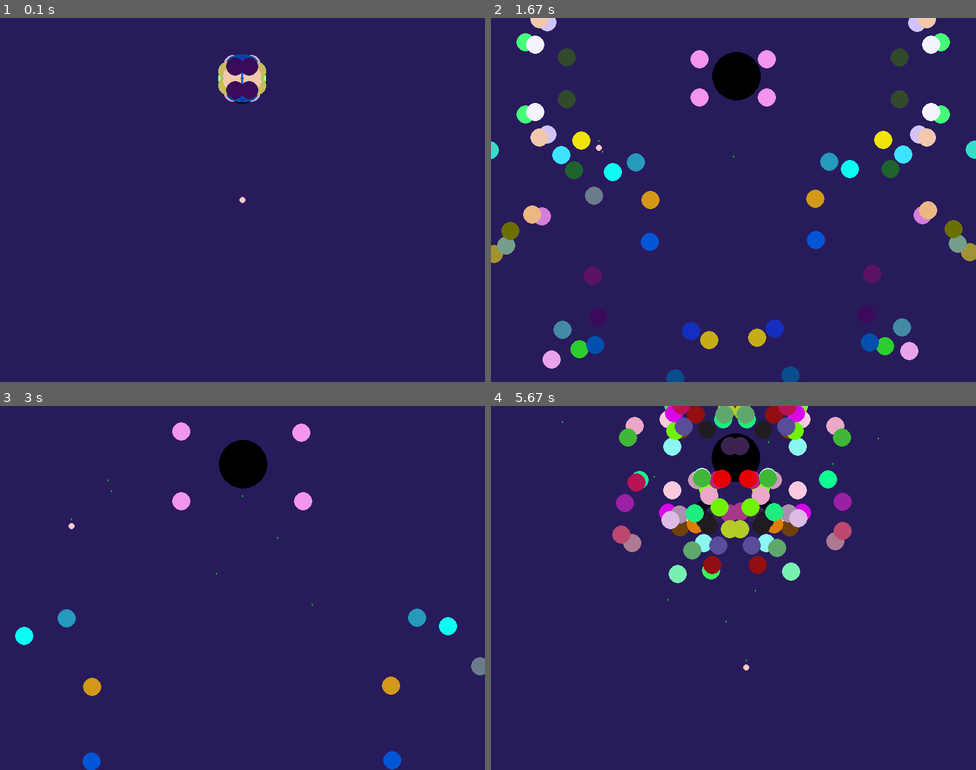
Above: before the commit, frames 1-4 (two rows, left to right).
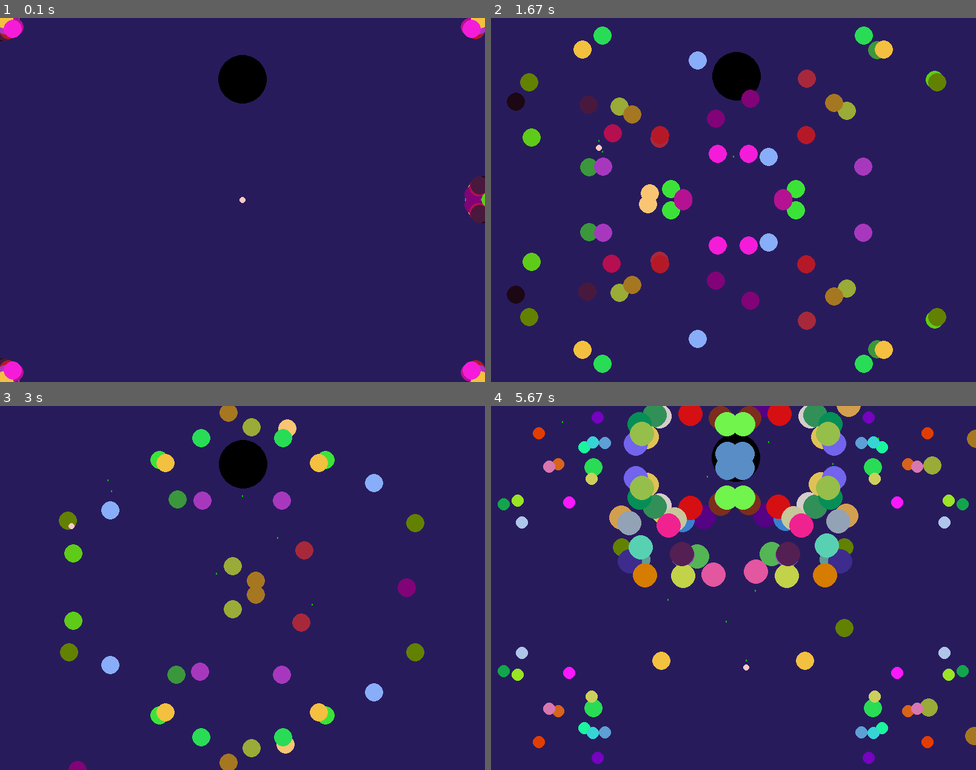
Above: after the commit, the same moments.

Repository: YuryNagorny/Gleb-Yura-PyGame
Game: pygame game, started from main.py
Same seed, same stepped clock (60 frames per second), same inputs: the game is played once before the commit and once after it.
Inputs (mouse positions are in pixels of both pictures, inside the frame that each line leads up to):
- Up to frame 1 (0.1 s): no input
- Up to frame 2 (1.67 s): click (733, 200) at 0.38 s; click (602, 181) at 0.72 s; click (738, 87) at 1.05 s; click (597, 149) at 1.38 s
- Up to frame 3 (3 s): click (276, 580) at 1.72 s; click (310, 635) at 2.05 s; click (218, 591) at 2.38 s; click (72, 526) at 2.72 s
- Up to frame 4 (5.67 s): click (723, 711) at 3.05 s; click (830, 544) at 3.38 s; click (665, 668) at 3.72 s; click (879, 493) at 4.05 s; click (655, 518) at 4.38 s; click (752, 620) at 4.72 s; click (675, 551) at 5.05 s; click (748, 668) at 5.38 s

The runs differ from the first frame. In frame 1, 2.6% of the frame differs, in the area x 0-100%, y 0-100%; in frame 2, 17%; in frame 3, 7.1%; in frame 4, 21%, in the area x 1-100%, y 0-99%.

Commit message:
Update main.py

Diff:
--- a/main.py
+++ b/main.py
@@ -6,7 +6,7 @@
     def __init__(self):
         radius = {1: 5, 2: 10, 3: 15, 4: 20}
         self.type_ = random.randint(1, 4)
-        self.geometry = random.randint(1, 4)
+        self.geometry = random.randint(1, 7)
         self.projectiles = []
         coord = (boss.x, boss.y)
         if self.geometry == 1:
@@ -49,6 +49,49 @@
                 self.projectiles.append(Projectile(coord[0], coord[1], radius[self.type_], color, 1, (0, vector[1], vector[-1])))
                 self.projectiles.append(Projectile(coord[0], coord[1], radius[self.type_], color, 0, vector))
                 self.projectiles.append(Projectile(coord[0], coord[1], radius[self.type_], color, 0, (0, vector[1], vector[-1])))
+        if self.geometry == 5:
+            for _ in range(0, 100  // self.type_ // 4):
+                color = (random.randint(0, 255), random.randint(0, 255), random.randint(0, 255))
+                vector1 = (1, random.randint(20, 500) / 100, random.randint(20, 500) / 100)
+                vector2 = (0, vector1[1], vector1[-1])
+                self.projectiles.append(Projectile(0, 0, radius[self.type_], color, 0, vector1))
+                self.projectiles.append(Projectile(0, 600, radius[self.type_], color, 1, vector1))
+                self.projectiles.append(Projectile(800, 0, radius[self.type_], color, 0, vector2))
+                self.projectiles.append(Projectile(800, 600, radius[self.type_], color, 1, vector2))
+        if self.geometry == 6:
+            for _ in range(0, 100 // self.type_ // 8):
+                color = (random.randint(0, 255), random.randint(0, 255), random.randint(0, 255))
+                vector1 = (1, random.randint(20, 500) / 100, random.randint(20, 500) / 100)
+                vector2 = (0, vector1[1], vector1[-1])
+                self.projectiles.append(Projectile(0, 300, radius[self.type_], color, 0, vector1))
+                self.projectiles.append(Projectile(0, 300, radius[self.type_], color, 1, vector1))
+                self.projectiles.append(Projectile(800, 300, radius[self.type_], color, 0, vector2))
+                self.projectiles.append(Projectile(800, 300, radius[self.type_], color, 1, vector2))
+                self.projectiles.append(Projectile(400, 0, radius[self.type_], color, 0, vector1))
+                self.projectiles.append(Projectile(400, 0, radius[self.type_], color, 0, vector2))
+                self.projectiles.append(Projectile(400, 600, radius[self.type_], color, 1, vector1))
+                self.projectiles.append(Projectile(400, 600, radius[self.type_], color, 1, vector2))
+        if self.geometry == 7:
+            if random.randint(0, 1):
+                for _ in range(0, 100 // self.type_ // 3):
+                    color = (random.randint(0, 255), random.randint(0, 255), random.randint(0, 255))
+                    vector1 = (1, random.randint(20, 500) / 100, random.randint(20, 500) / 100)
+                    vector2 = (0, vector1[1], vector1[-1])
+                    vector3 = (1, random.randint(20, 500) / 100, random.randint(20, 500) / 100)
+                    self.projectiles.append(Projectile(0, 300, radius[self.type_], color, 0, vector3))
+                    self.projectiles.append(Projectile(0, 300, radius[self.type_], color, 1, vector3))
+                    self.projectiles.append(Projectile(800, 600, radius[self.type_], color, 1, vector2))
+                    self.projectiles.append(Projectile(800, 0, radius[self.type_], color, 0, vector2))
+            else:
+                for _ in range(0, 100 // self.type_ // 3):
+                    color = (random.randint(0, 255), random.randint(0, 255), random.randint(0, 255))
+                    vector1 = (1, random.randint(20, 500) / 100, random.randint(20, 500) / 100)
+                    vector2 = (0, vector1[1], vector1[-1])
+                    vector3 = (1, random.randint(20, 500) / 100, random.randint(20, 500) / 100)
+                    self.projectiles.append(Projectile(800, 300, radius[self.type_], color, 0, vector2))
+                    self.projectiles.append(Projectile(800, 300, radius[self.type_], color, 1, vector2))
+                    self.projectiles.append(Projectile(0, 0, radius[self.type_], color, 0, vector1))
+                    self.projectiles.append(Projectile(0, 600, radius[self.type_], color, 1, vector1))
 
 
 class Enemy:
@@ -174,6 +217,7 @@
 player = Player(0)
 times = 0
 boss = Enemy((400, 100), (0, 0, 0))
+diff = 2
 
 if __name__ == '__main__':
     if player.setting:
@@ -216,10 +260,9 @@
                     player.move(0, 2)
                 if len(projectiles) == 0 or times == 300:
                     times = 0
-                    a = Attack()
-                    boss.move(random.randint(40, 760), random.randint(40, 560))
+                    for i in range(diff):
+                        projectiles += Attack().projectiles
                     boss.render()
-                    projectiles = a.projectiles.copy()
                 clock = pygame.time.Clock()
                 screen.fill(Screen.COLORS['blue'])
                 keys = pygame.key.get_pressed()
@@ -256,7 +299,6 @@
                     i.move()
                     if i.y < 0:
                         del bullets[bullets.index(i)]
-
                 for i in projectiles:
                     if 0 > i.x or i.x > 800 or 0 > i.y or i.y > 600:
                         del projectiles[projectiles.index(i)]
@@ -283,9 +325,9 @@
             stage = 0
             if len(projectiles) == 0 or times == 300:
                 times = 0
-                a = Attack()
+                for i in range(diff):
+                    projectiles += Attack().projectiles
                 boss.render()
-                projectiles = a.projectiles.copy()
             clock = pygame.time.Clock()
             screen.fill(Screen.COLORS['blue'])
             keys = pygame.key.get_pressed()
